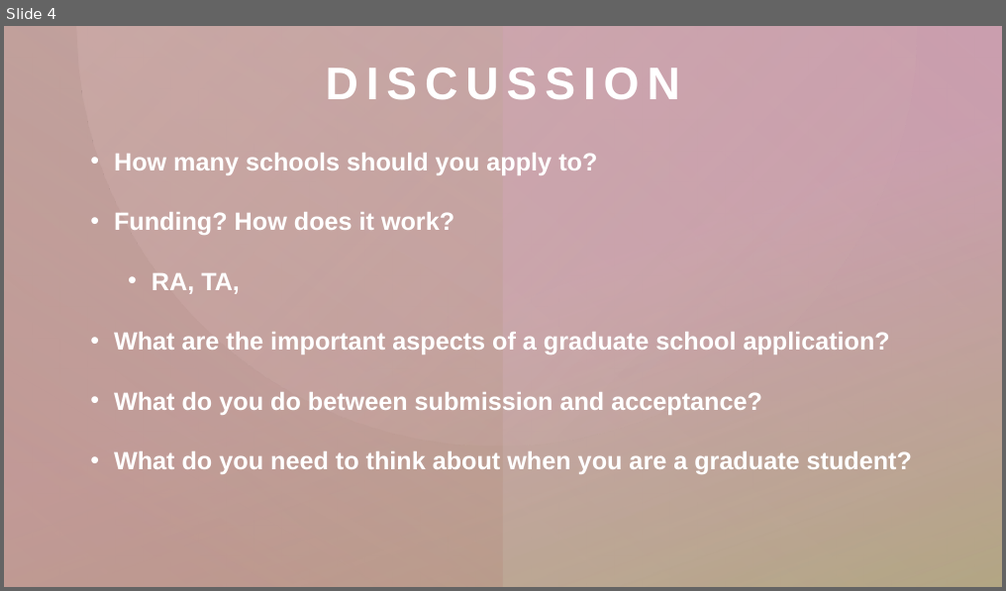
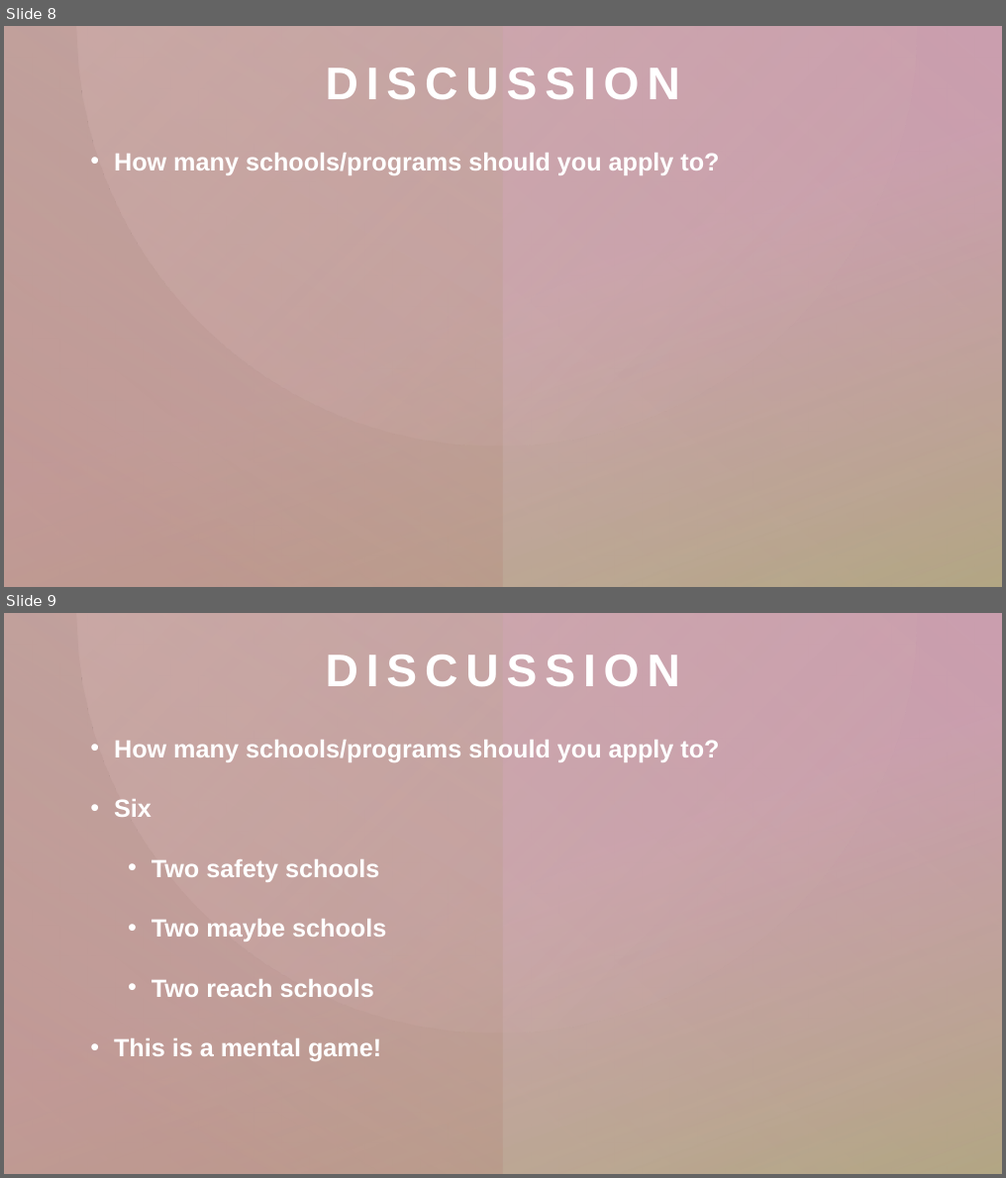
Before and after one commit to madmolecularman/MARC_Fall_2020, a slide deck: resources/gradschool/grad_school_session.pptx. Shown one above the other, each under a label of ours: slide 4 before the commit, slides 8 and 9 after it. The pictures are 1006x591 and 1006x1178 pixels, drawn with LibreOffice and Linux fonts; fonts in the diff are those of the drawing. Boxes give left, top, right and bottom in pixels: in the first picture for what was removed or moved away, otherwise in the second. Text is boxed around its words. In the diff, an @@ line names an element or a change of style, - is before the commit and + after.

Commit message:
editing for grad school session

```diff
--- a/resources/gradschool/grad_school_session.pptx
+++ b/resources/gradschool/grad_school_session.pptx
@@ slide 9 added at (x1=4, y1=613, x2=1002, y2=1174), background #FFFFFF; not listed: 2 template elements that a slide beside it also shows @@
@@ rectangle added at (x1=4, y1=613, x2=1002, y2=1174), fill #FFFFFF @@
@@ rectangle added at (x1=4, y1=613, x2=1002, y2=1174), fill gradient #C492A4 to #CBC7AB @@
@@ rectangle added at (x1=4, y1=613, x2=1002, y2=1174), fill gradient #C492A4 to #A9A273 @@
@@ rectangle added at (x1=4, y1=613, x2=503, y2=1174), fill gradient #A9A273 to #BA827F @@
@@ freeform shape added at (x1=76, y1=613, x2=916, y2=1032), fill gradient #D6B4B2 @@
@@ title added at (x1=326, y1=655, x2=680, y2=686), 44 pt, text #FFFFFF, bold @@
+DISCUSSION
@@ text added at (x1=114, y1=740, x2=719, y2=1061), 24 pt, text #FFFFFF, bold @@
+• How many schools/programs should you apply to?
+• Six
+  • Two safety schools
+  • Two maybe schools
+  • Two reach schools
+• This is a mental game!
@@ rectangle added at (x1=4, y1=1137, x2=1002, y2=1174), fill gradient #BA827F to #C492A4 @@
@@ rectangle added at (x1=335, y1=1137, x2=1002, y2=1174), fill gradient #CBC7AB to #A9A273 @@
@@ what was slide 4 is now slide 8 @@
@@ slide 8 changed as well @@
@@ text at (x1=114, y1=153, x2=719, y2=175): text changed @@
-• How many schools should you apply to?
-• Funding? How does it work?
-  • RA, TA,
-• What are the important aspects of a graduate school application?
-• What do you do between submission and acceptance?
-• What do you need to think about when you are a graduate student?
+• How many schools/programs should you apply to?
```
Also in this commit, not shown: 6 other slides changed, 11 other slides added, 1 slide removed, 6 other files.
